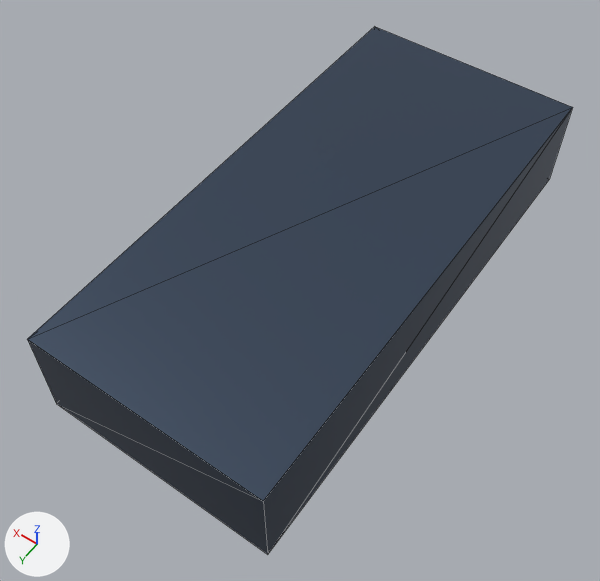
One commit to the glTF model public/assets/models/vehicles/veh_pickup_01.glb: the scene before it, then after it.
One viewpoint serves both versions: a 50 mm lens placed at (-2.49, 3.92, 6.12), pointed at (-0.03, 0.48, 0.71). The axes (+X, +Y, +Z) are drawn at lower left. The lights are the same throughout. The older version comes first. Mesh edges are drawn as thin lines. Where no turn or scale is listed for an object, it has been applied to the vertices.
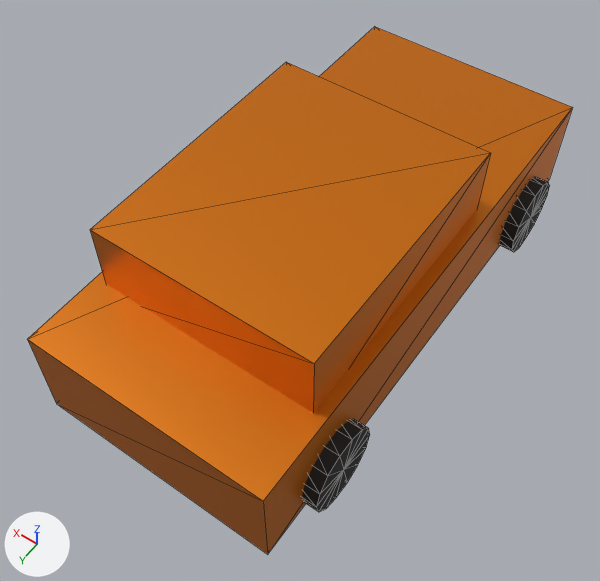
The newer file is also turned or shifted as a whole; pictures and numbers use the older file's frame.

Boxes [x1, y1, x2, y2] around the edits, measured in the pictures (600 x 581 px):
'Mesh_0', recoloured, surface changed (lighter)
    both: [27, 27, 573, 554]
'Mesh_1', added (orange)
    after: [90, 62, 490, 413]
'Mesh_5', added (black)
    after: [302, 420, 370, 512]
'Mesh_3', added
    after: [499, 177, 549, 252]

What changed in the scene script:
```text
Change mat_material_0:
    mat_material_0.base_color: (0.063, 0.0908, 0.141) -> (0.694, 0.184, 0.00182)  # dark blue #475569 -> orange #d97706
    mat_material_0.metallic: 0.7 -> 0.6
    mat_material_0.roughness: 0.3 -> 0.4
Add mat_material_2:
    mat_material_2 = principled_material('Material_2')
    mat_material_2.base_color = (0.00857, 0.00857, 0.00857)  # black #171717
    mat_material_2.roughness = 0.8
Add me_mesh_5:
    me_mesh_5.from_pydata(...)  # 32 vertices, 56 faces; spans x -0.125..0.125, y -0.35..0.35, z -0.341..0.341
    me_mesh_5.materials.append(mat_material_2)  # black #171717
Add me_mesh_1:
    me_mesh_1.from_pydata(...)  # a box spanning x -0.94..0.94, y -1.15..1.15, z -0.38..0.38
    me_mesh_1.materials.append(mat_material_0)  # orange #d97706
Add ob_mesh_5:
    ob_mesh_5 = bpy.data.objects.new('Mesh_5', me_mesh_5)
    ob_mesh_5.location = (-1.05, 1.533, 0.55)
Add ob_mesh_3:
    ob_mesh_3 = bpy.data.objects.new('Mesh_3', me_mesh_5.copy())
    ob_mesh_3.location = (-1.05, -1.533, 0.55)
Add ob_mesh_1:
    ob_mesh_1 = bpy.data.objects.new('Mesh_1', me_mesh_1)
    ob_mesh_1.location = (0.0, 0.46, 1.475)
```
